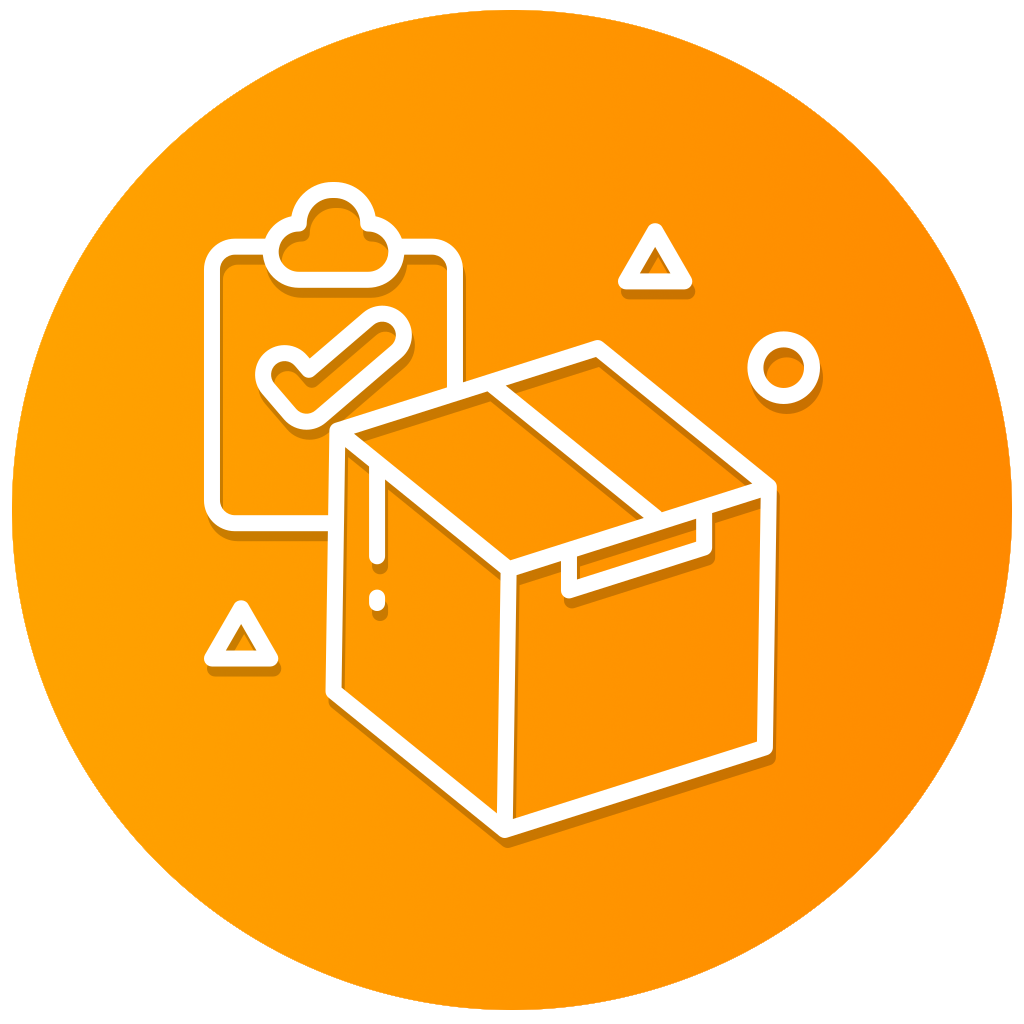
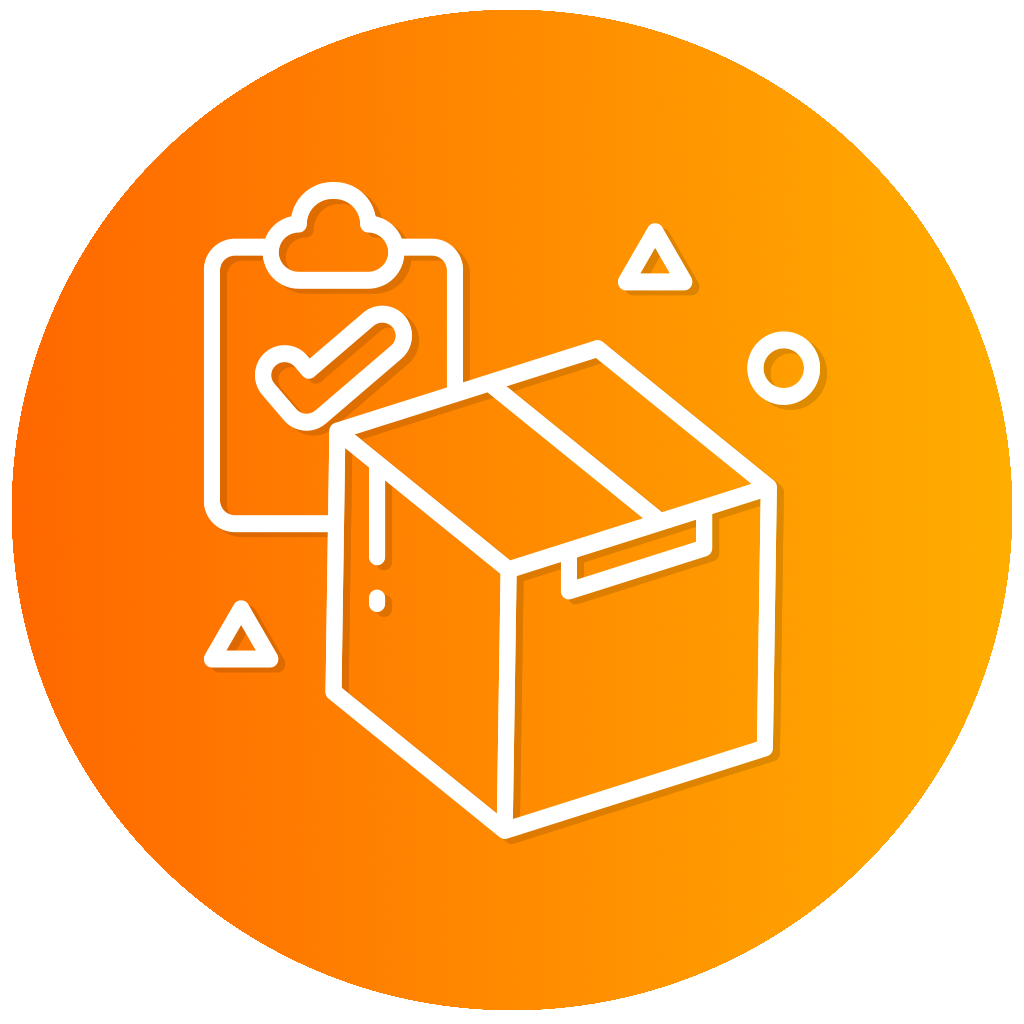
Layer changes from the first 1024 x 1024 image to the second:
"Pasted Layer #2": opacity 21% → 100%, moved it above "Pasted Layer #3", painted on it over [left=203, top=182, right=824, bottom=848]
renamed "Pasted Layer #1" to "Pasted Layer #3", opacity 100% → 13%, painted on it over [left=203, top=182, right=828, bottom=844]
painted on "Pasted Layer" over [left=12, top=10, right=1012, bottom=1010]
